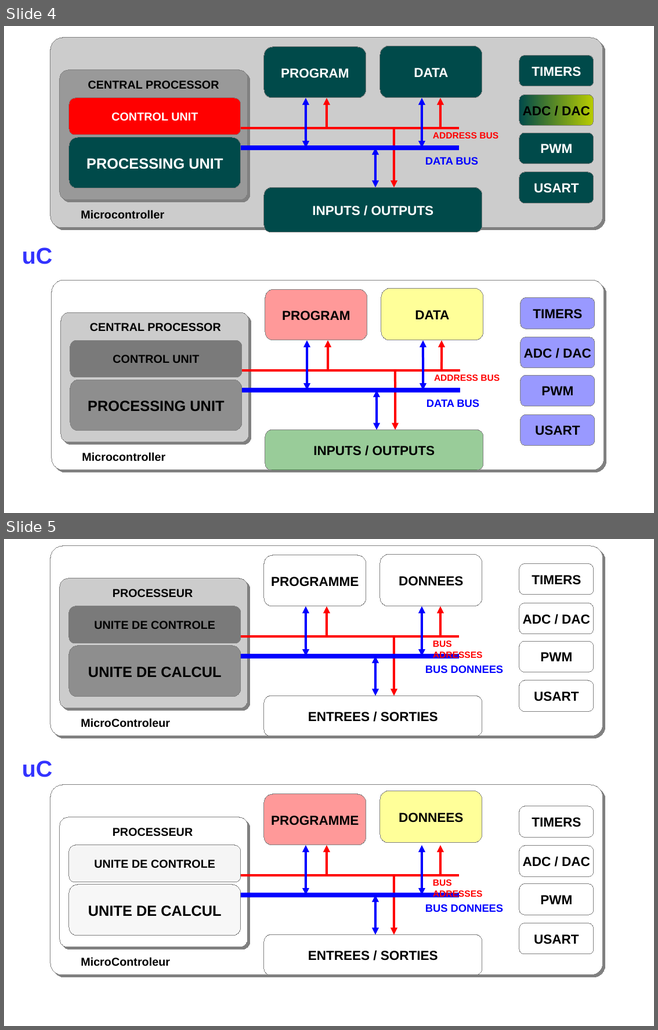
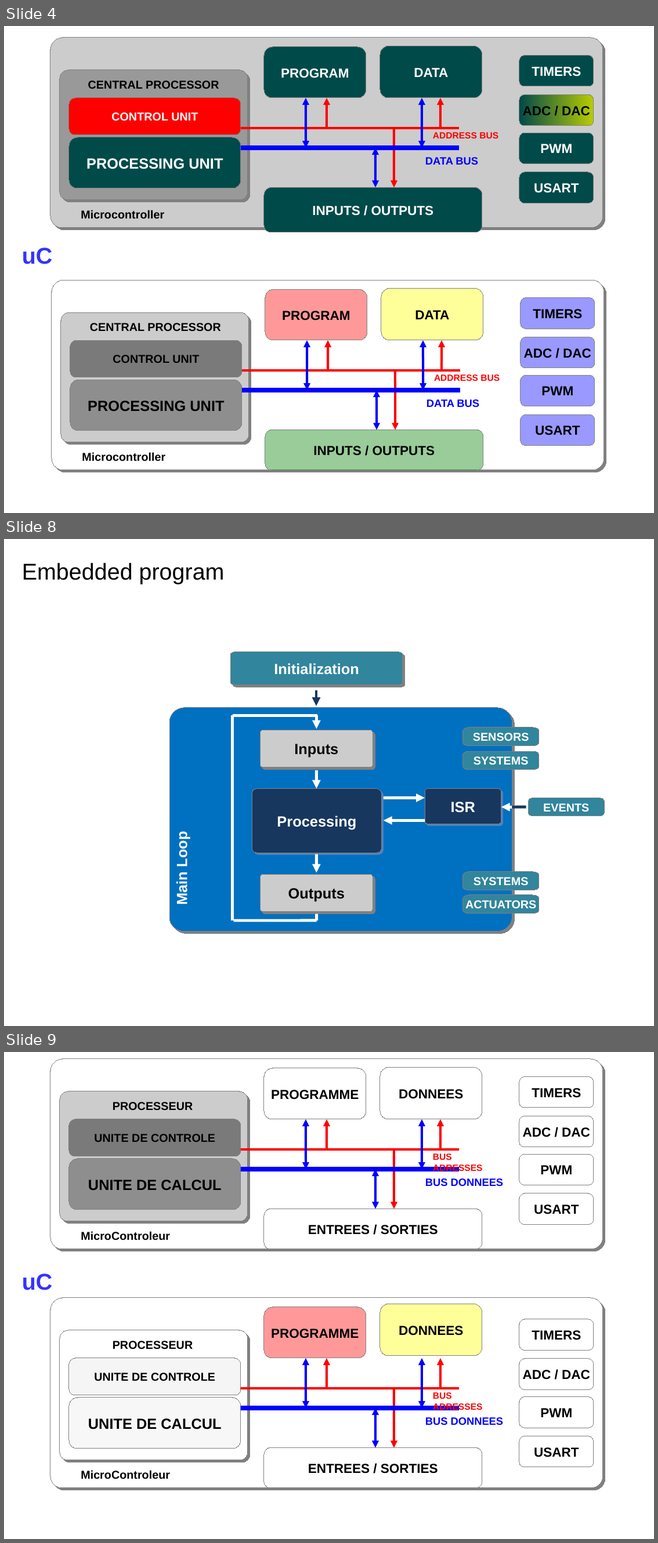
Before and after one commit to IOGS-LEnsE-training/nucleo-basics, a slide deck: figures/Nucleo_basics.pptx. Shown one above the other, each under a label of ours: slides 4 and 5 before the commit, slides 4, 8 and 9 after it; the slides between them are not shown. The pictures are 658x1030 and 658x1543 pixels, drawn with LibreOffice and Linux fonts; fonts in the diff are those of the drawing. Boxes give left, top, right and bottom in pixels: in the first picture for what was removed or moved away, otherwise in the second. Text is boxed around its words. In the diff, an @@ line names an element or a change of style, - is before the commit and + after.

```diff
--- a/figures/Nucleo_basics.pptx
+++ b/figures/Nucleo_basics.pptx
@@ slide 8 added at [4,539,654,1026], background #FFFFFF @@
@@ text added at [22,563,224,584], 28 pt, text #000000 @@
+Embedded program
@@ freeform shape added at [230,652,402,685], fill #31859C, outline #808080 0 pt, 18 pt, text #FFFFFF, bold @@
+Initialization
@@ arrow added from (317, 690) to (317, 706), #17375E 3.5 pt @@
@@ freeform shape added at [170,708,512,932], fill #0070C0, outline #808080 0 pt, 18 pt, text #FFFFFF, bold @@
+Main Loop
@@ line added from (233, 716) to (317, 716), #FFFFFF 3.5 pt @@
@@ line added from (233, 716) to (233, 921), #FFFFFF 3.5 pt @@
@@ freeform shape added at [260,730,373,767], fill #CCCCCC, outline #808080 0 pt, 18 pt, text #000000, bold @@
+Inputs
@@ arrow added from (317, 716) to (317, 729), #FFFFFF 3.5 pt @@
@@ freeform shape added at [463,727,539,746], fill #31859C, outline #808080 0 pt, 14 pt, text #FFFFFF, bold @@
+SENSORS
@@ freeform shape added at [463,751,539,769], fill #31859C, outline #808080 0 pt, 14 pt, text #FFFFFF, bold @@
+SYSTEMS
@@ arrow added from (317, 770) to (317, 789), #FFFFFF 3.5 pt @@
@@ freeform shape added at [252,788,381,853], fill #17375E, outline #808080 0 pt, 18 pt, text #FFFFFF, bold @@
+Processing
@@ arrow added from (384, 798) to (425, 798), #FFFFFF 3.5 pt @@
@@ freeform shape added at [425,788,501,824], fill #17375E, outline #808080 0 pt, 18 pt, text #FFFFFF, bold @@
+ISR
@@ freeform shape added at [528,798,604,816], fill #31859C, outline #808080 0 pt, 14 pt, text #FFFFFF, bold @@
+EVENTS
@@ arrow added from (512, 807) to (501, 807), #FFFFFF 3.5 pt @@
@@ line added from (526, 807) to (512, 807), #17375E 3.5 pt @@
@@ arrow added from (425, 821) to (384, 821), #FFFFFF 3.5 pt @@
@@ arrow added from (317, 855) to (317, 873), #FFFFFF 3.5 pt @@
@@ freeform shape added at [260,874,373,911], fill #CCCCCC, outline #808080 0 pt, 18 pt, text #000000, bold @@
+Outputs
@@ freeform shape added at [463,872,539,890], fill #31859C, outline #808080 0 pt, 14 pt, text #FFFFFF, bold @@
+SYSTEMS
@@ freeform shape added at [463,895,539,913], fill #31859C, outline #808080 0 pt, 14 pt, text #FFFFFF, bold @@
+ACTUATORS
@@ line added from (317, 921) to (233, 921), #FFFFFF 3.5 pt @@
@@ line added from (317, 914) to (317, 921), #FFFFFF 3.5 pt @@
@@ what was slide 5 is now slide 9 @@
```
Also in this commit, not shown: 4 other slides added, 18 other files.
